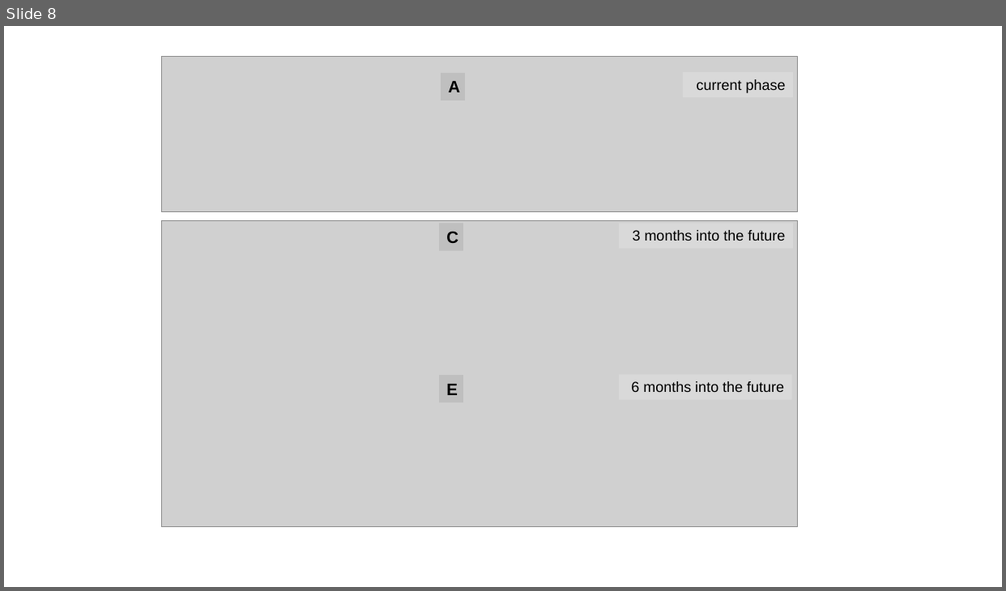
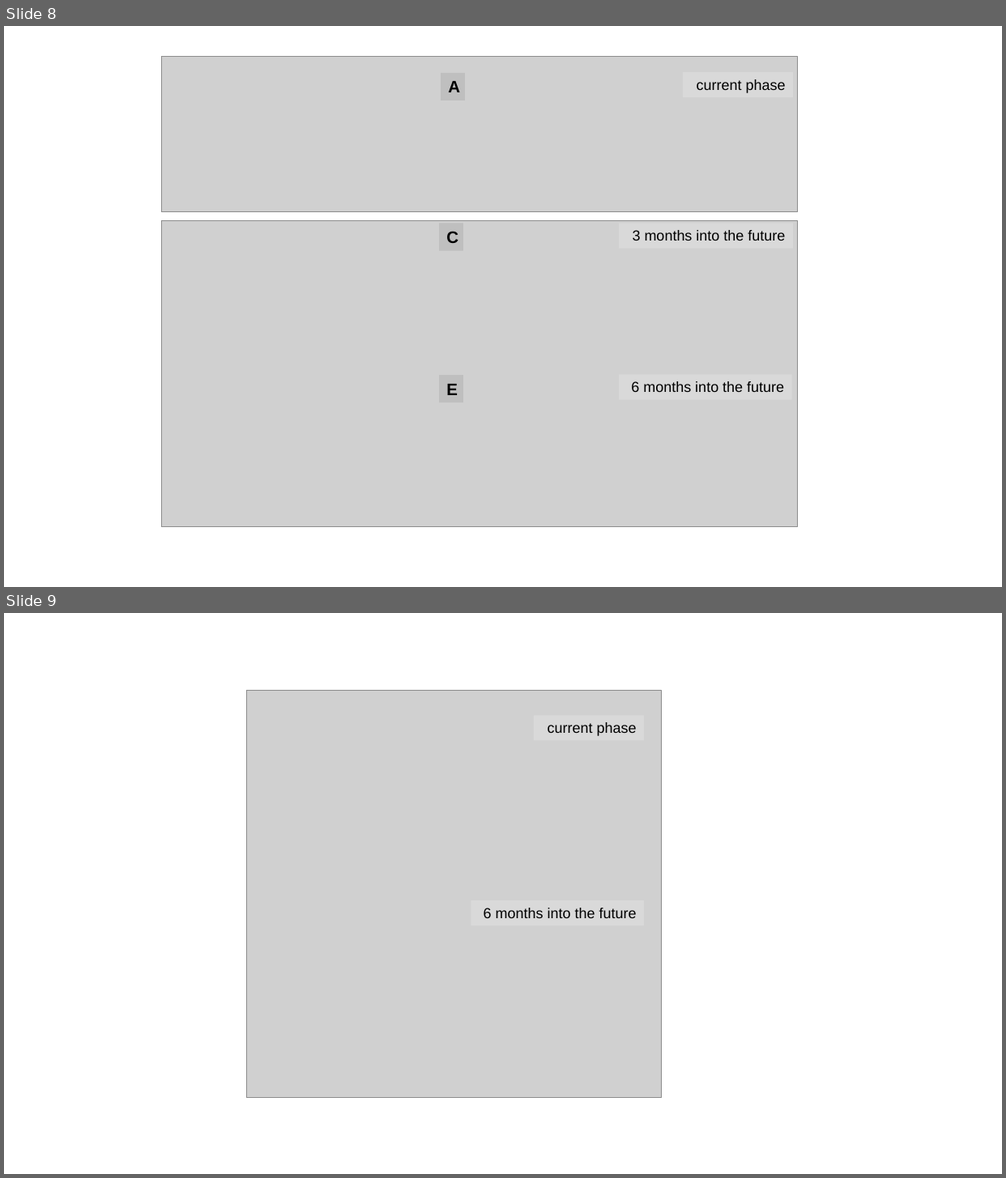
Before and after one commit to MarcoLandtHayen/cicmod_application, a slide deck: figures/combined_figures.pptx. Shown one above the other, each under a label of ours: slide 8 before the commit, slides 8 and 9 after it. The pictures are 1006x591 and 1006x1178 pixels, drawn with LibreOffice and Linux fonts; fonts in the diff are those of the drawing; grey boxes stand for pictures. Boxes give left, top, right and bottom in pixels: in the first picture for what was removed or moved away, otherwise in the second. Text is boxed around its words. In the diff, an @@ line names an element or a change of style, - is before the commit and + after.

```diff
--- a/figures/combined_figures.pptx
+++ b/figures/combined_figures.pptx
@@ slide 9 added at [4, 613, 1002, 1174], background #FFFFFF @@
@@ picture added at [246, 690, 661, 1097] @@
@@ rectangle added at [534, 716, 644, 741], fill #D9D9D9, 14 pt, text #000000 @@
+current phase
@@ rectangle added at [471, 901, 644, 926], fill #D9D9D9, 14 pt, text #000000 @@
+6 months into the future
```
Also in this commit, not shown: 1 slide removed, 3 other files.
